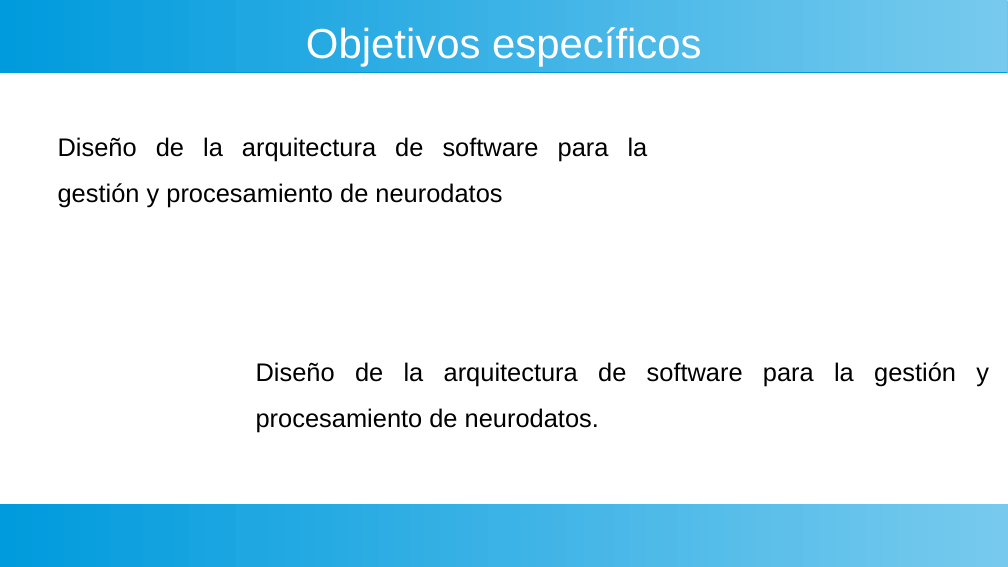
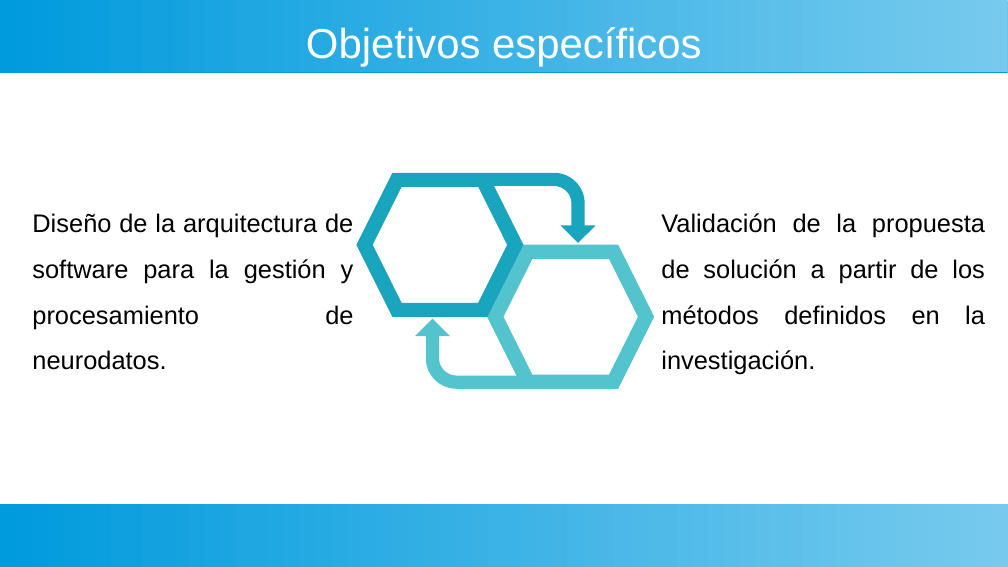
Before and after one commit to gaspect/brainsys, a slide deck: slide 8 of Presentación.odp. Drawn at 1008x567 pixels with LibreOffice and Linux fonts; fonts in the diff are those of the drawing. Boxes give left, top, right and bottom in pixels: in the first picture for what was removed or moved away, otherwise in the second. Text is boxed around its words. In the diff, an @@ line names an element or a change of style, - is before the commit and + after.

```diff
--- a/Presentación.odp
+++ b/Presentación.odp
@@ freeform shape added at [357, 173, 596, 317], fill #19A5BE @@
@@ text at [32, 213, 354, 329]: text changed @@
-Diseño de la arquitectura de software para la gestión y procesamiento de neurodatos
+Diseño de la arquitectura de software para la gestión y procesamiento de neurodatos.
@@ text added at [661, 213, 985, 325], 20 pt, text #000000 @@
+Validación de la propuesta de solución a partir de los métodos definidos en la investigación.
@@ freeform shape added at [415, 245, 655, 390], fill #53C3CD @@
@@ text removed at [256, 362, 989, 433] @@
-Diseño de la arquitectura de software para la gestión y procesamiento de neurodatos.
```
Also in this commit, not shown: 17 other slides changed, 1 slide added, 2 slides removed.
